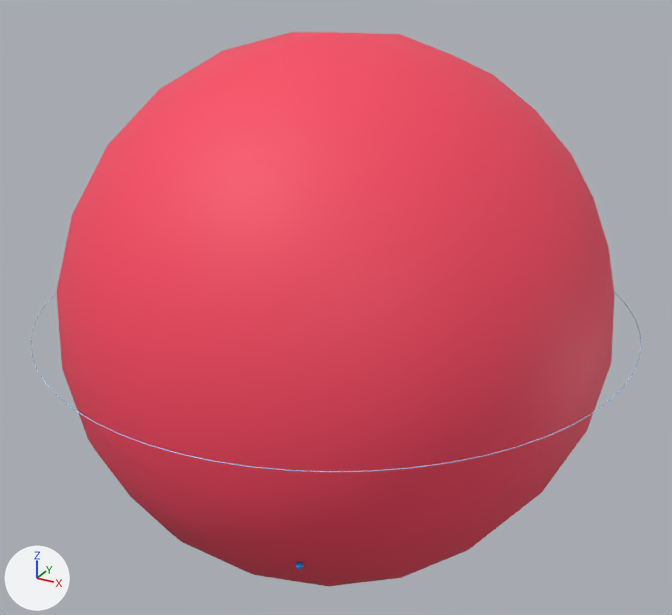
The glTF model glb/103.glb: old version first, new version second.
Camera for both pictures: a camera (50 mm lens) standing at (1.48, -2.691, 1.345) and looking at (0.0, 0.0, 0.0). Every picture has the same lights, and +X, +Y and +Z are marked at lower left. The first picture is the older version. Where no turn or scale is listed for an object, it has been applied to the vertices.

In view in the first picture: 'Orbital_7s_0' and 2 more.
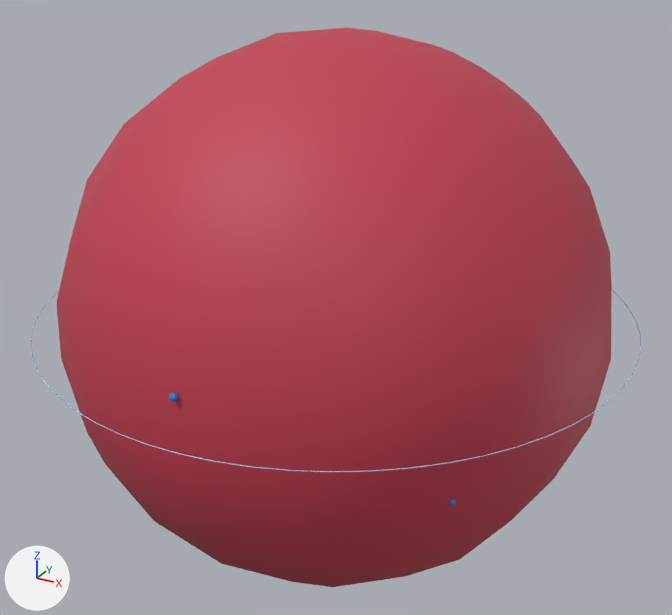
Location of each change, (x1, y1, x2, y2) in pixels of the pictures (672 x 615 px):
'Orbital_7s_0', recoloured, turned: before (57, 32, 614, 586); after (56, 28, 612, 587)

What the commit changed:
Material 'TMP_orb_103_7s' (mat_tmp_orb_103_7s) changes colour from red #fa4762 to red #c33d51; in linear values from (0.952, 0.0633, 0.122) to (0.547, 0.0465, 0.0823).
Object 'Orbital_7s_0' (ob_orbital_7s_0) turns from (35, 49, 103) to (21, 24, 54) degrees about x, y and z.
